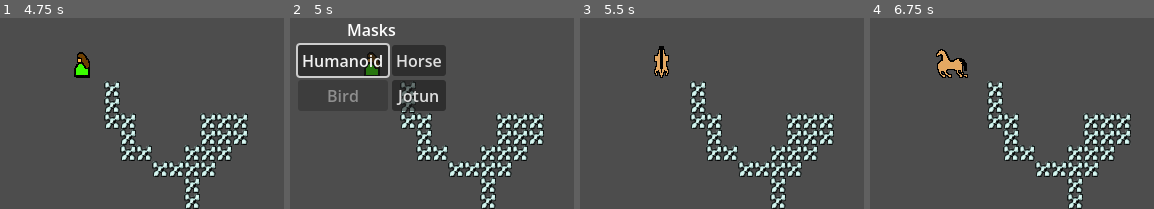
Above: before the commit, frames 1-4 (left to right).
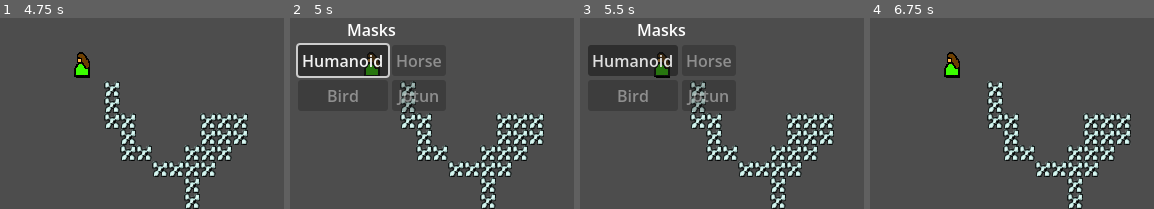
Above: after the commit, the same moments.

Repository: kasperab/loki
Game: Godot game, scene res://scenes/menu.tscn
Same seed, same stepped clock (60 frames per second), same inputs: the game is played once before the commit and once after it.
Inputs (mouse positions are in pixels of both pictures, inside the frame that each line leads up to):
- Up to frame 1 (4.75 s): click "Start" at 0.5 s; tap Enter at 1.25 s; hold Right (right) 1.28-2.03 s; tap C (copy_mask) every 0.75 s from 1.35 to 4.35 s; hold Down (down) 2.03-2.78 s; hold Right (right) 2.78-3.53 s; hold Up (up) 3.53-4.28 s; hold Left (left) from 4.28 s (still down)
- Up to frame 2 (5 s): keep holding Left (left); tap X (mask_menu) at 4.9 s
- Up to frame 3 (5.5 s): release Left (left) at 5 s; click (707, 60) at 5 s, where only the run before the commit has a clickable "Horse"
- Up to frame 4 (6.75 s): click (923, 60) at 5.75 s, where only the run after the commit has a clickable "Humanoid"; tap Space at 6.5 s; hold Left (left) from 6.53 s (still down); tap C (copy_mask) at 6.6 s

Frame 1 is identical in both runs. In frame 2, 1.0% of the frame differs, in the area x 37-54%, y 19-49%; in frame 3, 6.9%, in the area x 2-54%, y 3-49%; in frame 4, 1.1%.

Commit message:
Added horse you can copy mask from

Diff:
--- /dev/null
+++ b/art/horse_sprite.tres
@@ -0,0 +1,54 @@
+[gd_resource type="SpriteFrames" format=3 uid="uid://vwe1pr05t4b0"]
+
+[ext_resource type="Texture2D" uid="uid://b4dwm5qxo5aua" path="res://art/02_characters_horse.png" id="1_dxjp3"]
+
+[sub_resource type="AtlasTexture" id="AtlasTexture_ljkh2"]
+atlas = ExtResource("1_dxjp3")
+region = Rect2(128, 112, 16, 32)
+
+[sub_resource type="AtlasTexture" id="AtlasTexture_klpli"]
+atlas = ExtResource("1_dxjp3")
+region = Rect2(96, 112, 32, 32)
+
+[sub_resource type="AtlasTexture" id="AtlasTexture_vjf5q"]
+atlas = ExtResource("1_dxjp3")
+region = Rect2(144, 112, 32, 32)
+
+[sub_resource type="AtlasTexture" id="AtlasTexture_lrqs4"]
+atlas = ExtResource("1_dxjp3")
+region = Rect2(128, 80, 16, 32)
+
+[resource]
+animations = [{
+"frames": [{
+"duration": 1.0,
+"texture": SubResource("AtlasTexture_ljkh2")
+}],
+"loop": true,
+"name": &"down",
+"speed": 5.0
+}, {
+"frames": [{
+"duration": 1.0,
+"texture": SubResource("AtlasTexture_klpli")
+}],
+"loop": true,
+"name": &"left",
+"speed": 5.0
+}, {
+"frames": [{
+"duration": 1.0,
+"texture": SubResource("AtlasTexture_vjf5q")
+}],
+"loop": true,
+"name": &"right",
+"speed": 5.0
+}, {
+"frames": [{
+"duration": 1.0,
+"texture": SubResource("AtlasTexture_lrqs4")
+}],
+"loop": true,
+"name": &"up",
+"speed": 5.0
+}]
--- a/project.godot
+++ b/project.godot
@@ -16,6 +16,10 @@
 [audio]
 
 buses/default_bus_layout="uid://cqge3egcx756m"
+
+[autoload]
+
+global="*uid://4sjo20r8s1a0"
 
 [display]
 
--- /dev/null
+++ b/scenes/horse.tscn
@@ -0,0 +1,26 @@
+[gd_scene format=3 uid="uid://dx358e1d8u4cm"]
+
+[ext_resource type="SpriteFrames" uid="uid://vwe1pr05t4b0" path="res://art/horse_sprite.tres" id="1_7j5lf"]
+[ext_resource type="Script" uid="uid://d03jolmq1svje" path="res://scripts/horse.gd" id="1_lpili"]
+[ext_resource type="Texture2D" uid="uid://ddfkmpbvbgbjo" path="res://art/01.png" id="3_42vyf"]
+
+[sub_resource type="RectangleShape2D" id="RectangleShape2D_lpili"]
+size = Vector2(32, 28)
+
+[node name="Horse" type="StaticBody2D" unique_id=1312724204]
+script = ExtResource("1_lpili")
+interact_distance = 32.0
+
+[node name="CollisionShape2D" type="CollisionShape2D" parent="." unique_id=1748076198]
+shape = SubResource("RectangleShape2D_lpili")
+
+[node name="AnimatedSprite2D" type="AnimatedSprite2D" parent="." unique_id=942134650]
+position = Vector2(0, -2)
+sprite_frames = ExtResource("1_7j5lf")
+animation = &"left"
+
+[node name="Sprite2D" type="Sprite2D" parent="." unique_id=429983743]
+position = Vector2(0, -16)
+texture = ExtResource("3_42vyf")
+region_enabled = true
+region_rect = Rect2(144, 64, 16, 16)
--- a/scenes/player.tscn
+++ b/scenes/player.tscn
@@ -62,7 +62,6 @@
 
 [node name="Bird" type="Button" parent="MaskMenu/GridContainer" unique_id=1200863349]
 layout_mode = 2
-disabled = true
 text = "Bird"
 
 [node name="Jotun" type="Button" parent="MaskMenu/GridContainer" unique_id=735881513]
--- /dev/null
+++ b/scripts/global.gd
@@ -0,0 +1,5 @@
+extends Node
+
+var has_horse = false
+var has_bird = false
+var has_guard = false
--- /dev/null
+++ b/scripts/horse.gd
@@ -0,0 +1,16 @@
+extends StaticBody2D
+
+@export var player: Player
+@export var interact_distance: float
+@onready var mask_sprite = $Sprite2D
+
+func _process(_delta: float) -> void:
+	if player.global_position.distance_to(global_position) < interact_distance:
+		mask_sprite.show()
+		if !global.has_horse and Input.is_action_just_pressed("copy_mask"):
+			global.has_horse = true
+			player.update_masks()
+		if player.form == "horse":
+			pass
+	else:
+		mask_sprite.hide()
--- a/scripts/mask_menu.gd
+++ b/scripts/mask_menu.gd
@@ -4,6 +4,11 @@
 @onready var sprite = $"../AnimatedSprite2D"
 @onready var loki_music = $"../LokiMusic"
 @onready var horse_music = $"../HorseMusic"
+
+func _ready() -> void:
+	$GridContainer/Horse.disabled = !global.has_horse
+	$GridContainer/Bird.disabled = !global.has_bird
+	$GridContainer/Jotun.disabled = !global.has_guard
 
 func _on_humanoid_pressed() -> void:
 	set_form("human", loki_music)
--- a/scripts/player.gd
+++ b/scripts/player.gd
@@ -1,4 +1,5 @@
 extends CharacterBody2D
+class_name Player
 
 @export var speed = 32.0
 @onready var sprite = $AnimatedSprite2D
@@ -31,3 +32,6 @@
 		sprite.animation = form + "_left"
 	elif velocity.x > 0:
 		sprite.animation = form + "_right"
+
+func update_masks() -> void:
+	mask_menu._ready()
Not shown, added: scripts/global.gd.uid
Not shown, added: scripts/horse.gd.uid
